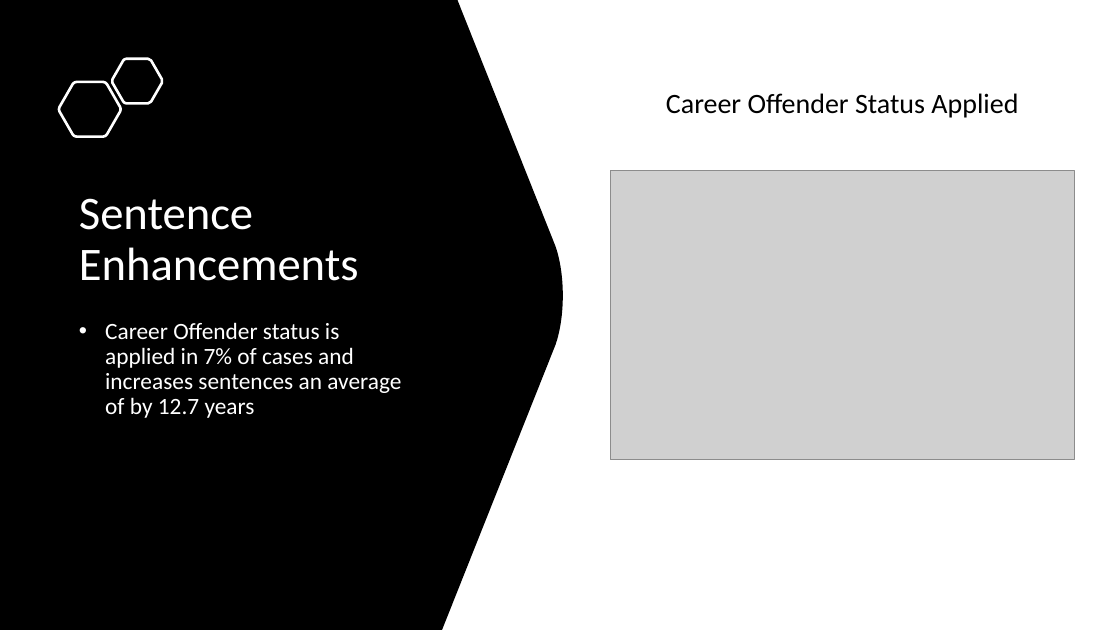
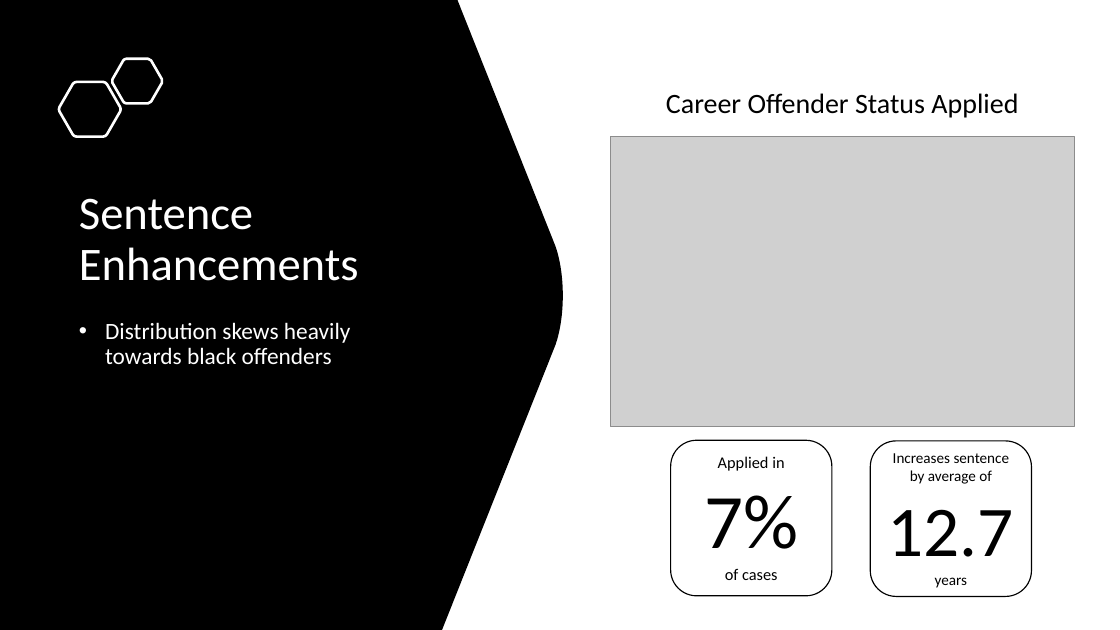
Before and after one commit to jenwhitson/sentencing_project, a slide deck: slide 19 of Presentation.pptx. Drawn at 1120x630 pixels with LibreOffice and Linux fonts; fonts in the diff are those of the drawing; grey boxes stand for pictures. Boxes give left, top, right and bottom in pixels: in the first picture for what was removed or moved away, otherwise in the second. Text is boxed around its words. In the diff, an @@ line names an element or a change of style, - is before the commit and + after.

Commit message:
added cards to sentence enhancement portion

```diff
--- a/Presentation.pptx
+++ b/Presentation.pptx
@@ picture: place and size @@
-picture at [611, 170, 1075, 460]
+picture at [611, 137, 1075, 427]
@@ text at [105, 322, 350, 364]: text changed @@
-• Career Offender status is applied in 7% of cases and increases sentences an average of by 12.7 years
+• Distribution skews heavily towards black offenders
@@ rounded rectangle added at [670, 440, 832, 596], fill #FFFFFF, outline #000000 1 pt, 14 pt, text #000000 @@
+Applied in
+7%
+of cases
@@ rounded rectangle added at [870, 441, 1032, 597], fill #FFFFFF, outline #000000 1 pt, 12.9 pt, text #000000 @@
+Increases sentence by average of
+12.7
+years
```
Also in this commit, not shown: 7 other slides changed, 1 slide removed.
